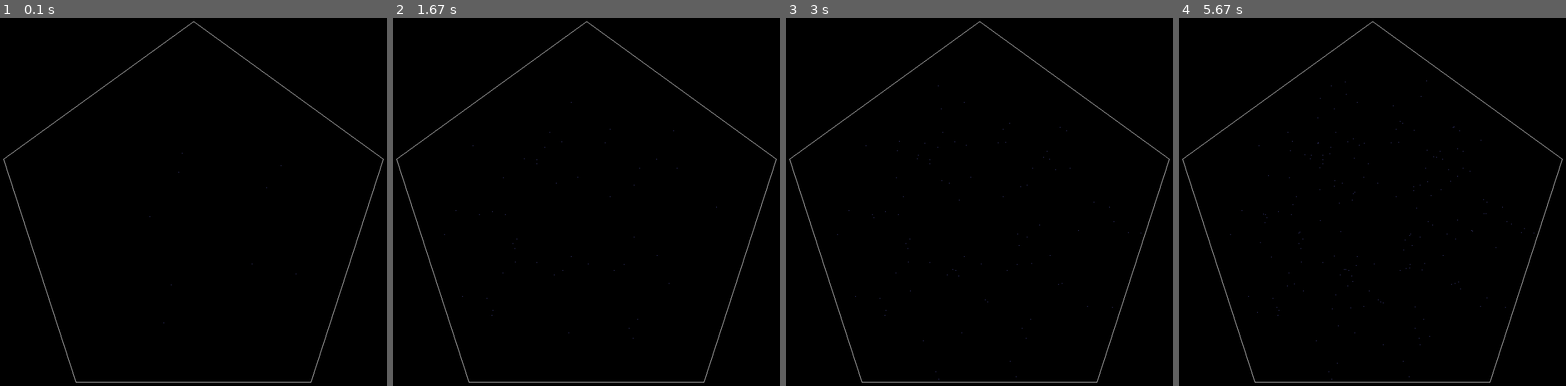
Above: before the commit, frames 1-4 (left to right).
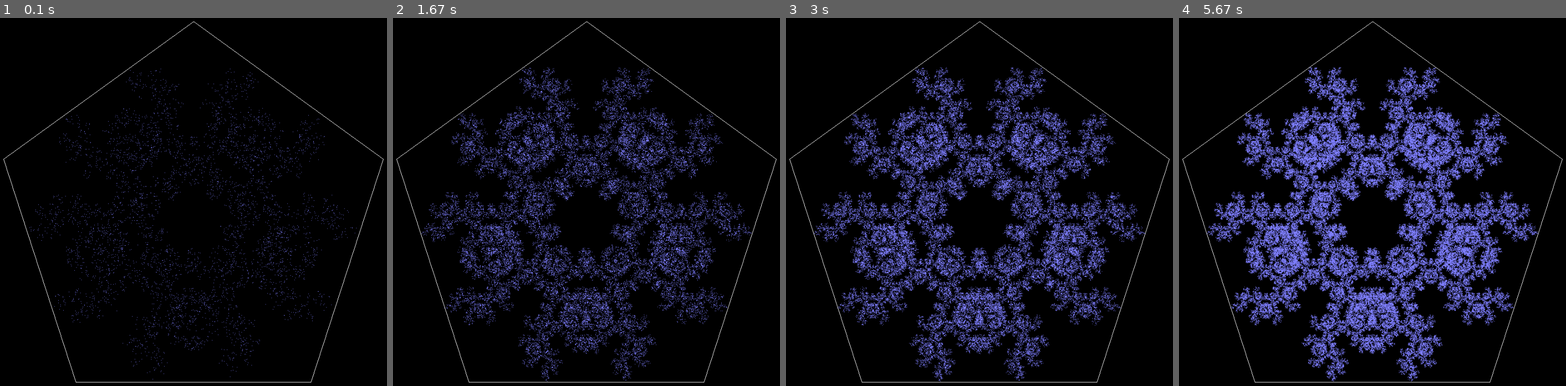
Above: after the commit, the same moments.

Repository: las-r/chaos-pygame
Game: pygame game, started from pentagon-flower.py
Two runs of this game, one before a commit and one after it. Both use one fixed random seed, a clock stepped at 60 frames per second and the inputs below.
Inputs:
- Up to frame 1 (0.1 s): no input
- Up to frame 2 (1.67 s): hold R 0.33-0.8 s; tap Space at 0.83, 1.23, 1.53 s
- Up to frame 3 (3 s): tap Space at 1.73, 2.07, 2.37, 2.57, 2.87 s
- Up to frame 4 (5.67 s): tap Space at 3.13, 3.47, 3.77, 3.9, 4.3, 4.6, 4.97, 5.37 s

The runs differ from the first frame. In frame 1, 2.4% of the frame differs, in the area x 7-93%, y 13-99%; in frame 2, 14%; in frame 3, 20%; in frame 4, 26%.

Commit message:
Optimize with PPF

Diff:
--- a/pentagon-flower.py
+++ b/pentagon-flower.py
@@ -5,7 +5,7 @@
 import random
 
 # made by las-r on github
-# v1.0
+# v1.1
 
 # init
 pygame.init()
@@ -17,6 +17,7 @@
 BGCOL = (0, 0, 0)
 PCOL = (255, 255, 255)
 DOTCOL = (127, 127, 255)
+PPF = 512
 
 # variables
 psd = False
@@ -35,9 +36,8 @@
 scr = pygame.display.set_mode((DW, DH))
 pygame.display.set_caption("Pentagon Flower")
 
-# draw inital pentagon
-pygame.draw.polygon(scr, PCOL, v, 1)
-pygame.display.flip()
+# draw background color
+scr.fill(BGCOL)
 
 # generate inital point
 p = p.representative_point()
@@ -58,15 +58,14 @@
                 psd = not psd
             elif e.key == pygame.K_r:
                 scr.fill(BGCOL)
-                pygame.draw.polygon(scr, PCOL, v, 1)
-                pygame.display.flip()
 
     # find and draw point
-    if not psd:
+    for _ in range(PPF):
         rv = random.choice(v)
         while rv == pv:
             rv = random.choice(v)
         pv = rv
         m = ((m[0] + rv[0]) // 2, (m[1] + rv[1]) // 2)
         scr.set_at(m, DOTCOL)
-        pygame.display.flip()
+    pygame.draw.polygon(scr, PCOL, v, 1)
+    pygame.display.flip()
